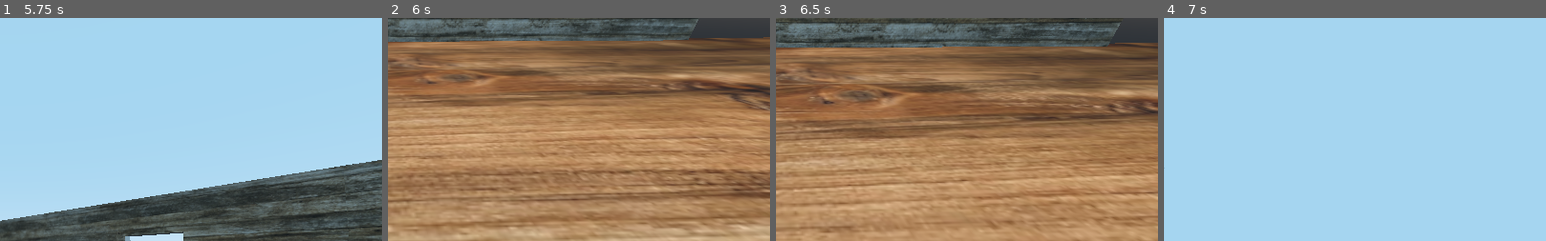
Above: before the commit, frames 1-4 (left to right).
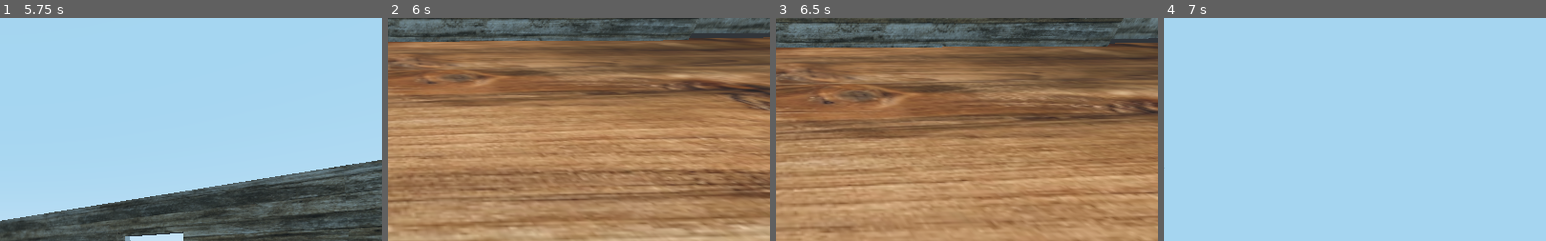
Above: after the commit, the same moments.

Repository: BlakeWiscombe/betrayal
Game: Godot game, scene res://Main menu.tscn
Two runs of this game, one before a commit and one after it. Both use one fixed random seed, a clock stepped at 60 frames per second and the inputs below.
Inputs (mouse positions are % of the whole screen's width and height, from its top left):
- Up to frame 1 (5.75 s): click "Start game" at 0.5 s; tap Enter at 1.25, 5 s; move the mouse to (45, 70) at 1.27 s; hold W (player_forward) 1.28-2.78 s; tap Space (jump) at 1.52, 2.27, 3.5, 3.77, 4.52, 5.27 s; move the mouse to (80, 65) at 2.02 s; move the mouse to (20, 35) at 2.77 s; hold A (player_left) 2.78-4.28 s; move the mouse to (55, 50) at 3.52 s; move the mouse to (35, 25) at 4.27 s; hold S (player_backward) 4.28-5.03 s; move the mouse to (72, 45) at 5.02 s; hold D (player_right) from 5.03 s (still down)
- Up to frame 2 (6 s): move the mouse to (30, 55) at 5.77 s; release D (player_right) at 5.78 s; hold W (player_forward) from 5.78 s (still down)
- Up to frame 3 (6.5 s): keep holding W (player_forward)
- Up to frame 4 (7 s): move the mouse to (60, 28) at 6.52 s; release W (player_forward) at 6.53 s; hold D (player_right) from 6.53 s (still down); tap Space (jump) at 6.77 s
The pictures show only the part of the screen within x 50-100%, y 0-50%; the shares and areas given below are measured in that part.

Frame 1 is identical in both runs. In frame 2, 0.8% of the frame differs, in the area x 79-100%, y 0-7%; in frame 3, 0.7%; in frame 4, nothing differs.

Commit message:
more walls added

Diff:
--- a/Betrayal.tscn
+++ b/Betrayal.tscn
@@ -19,6 +19,30 @@
 
 [node name="Betrayal" type="Spatial"]
 transform = Transform( 0.000279278, 0, -1, 0, 1, 0, 1, 0, 0.000279278, -8.90252, -0.33866, -25.9997 )
+
+[node name="CSGBox12" type="CSGBox" parent="."]
+transform = Transform( -0.0419083, 0, -0.999068, 0, 1, 0, 0.999068, 0, -0.0419083, -73.348, 7.64071, -15.856 )
+use_collision = true
+width = 42.508
+height = 15.984
+depth = 1.77
+material = SubResource( 19 )
+
+[node name="CSGBox11" type="CSGBox" parent="."]
+transform = Transform( 0.0189177, 0, 0.999794, 0, 1, 0, -0.999794, 0, 0.0189177, -74.499, 7.73564, 26.4504 )
+use_collision = true
+width = 42.508
+height = 15.984
+depth = 1.77
+material = SubResource( 19 )
+
+[node name="CSGBox10" type="CSGBox" parent="."]
+transform = Transform( 0.999784, 0, -0.019319, 0, 1, 0, 0.019319, 0, 0.999784, -63.5628, 8.27471, 48.5042 )
+use_collision = true
+width = 24.2402
+height = 15.0703
+depth = 1.77
+material = SubResource( 19 )
 
 [node name="pickup2" parent="." instance=ExtResource( 4 )]
 transform = Transform( 0.999999, 0, 2.91038e-11, 0, 1, 0, -2.91038e-11, 0, 0.999999, 53.0325, 5.76536, 31.2574 )
@@ -65,6 +89,7 @@
 height = 10.158
 
 [node name="Floor" type="MeshInstance" parent="."]
+transform = Transform( 1, 0, 0, 0, 1, 0, 0, 0, 1, 0, 0, 0 )
 mesh = SubResource( 1 )
 material/0 = SubResource( 18 )
 
